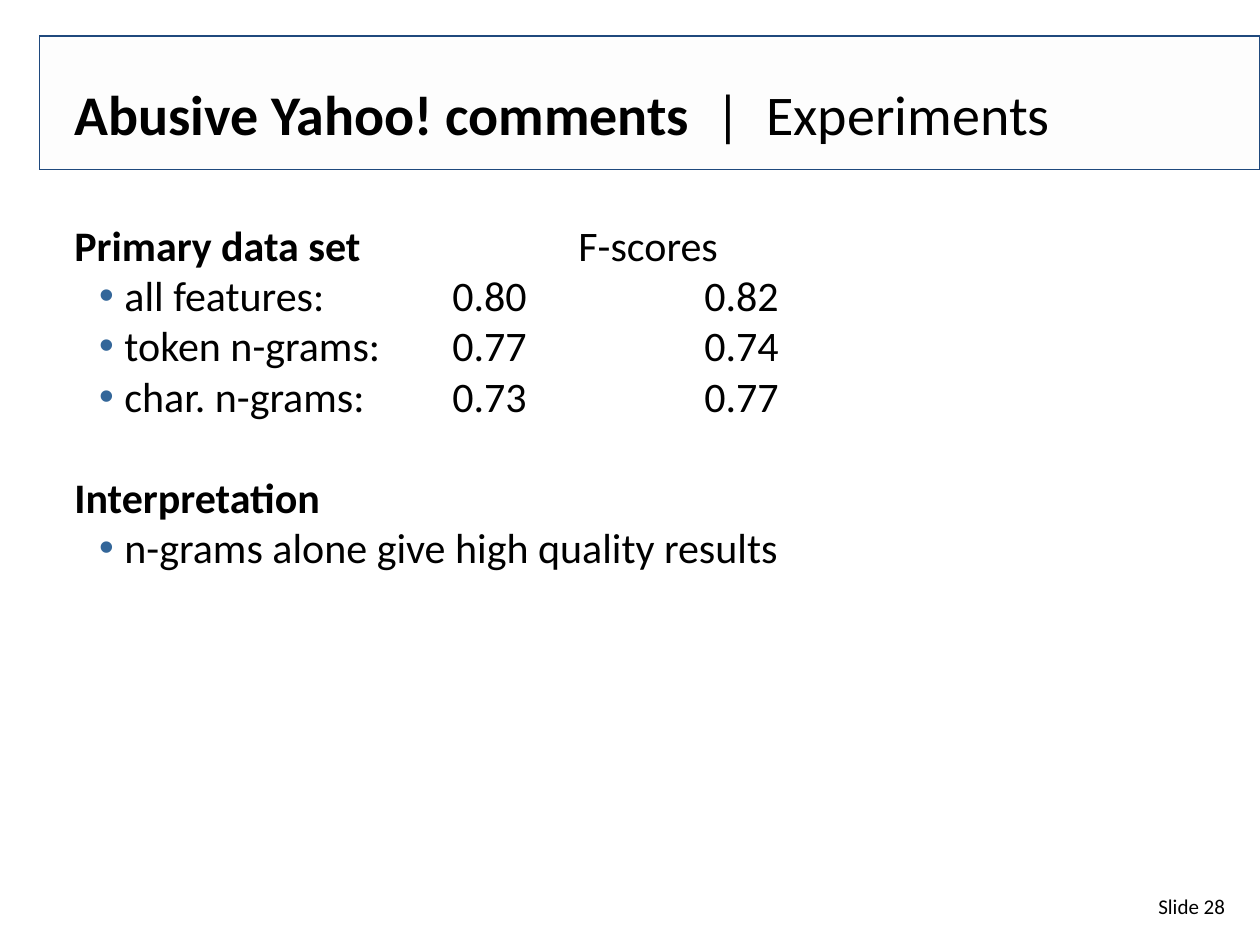
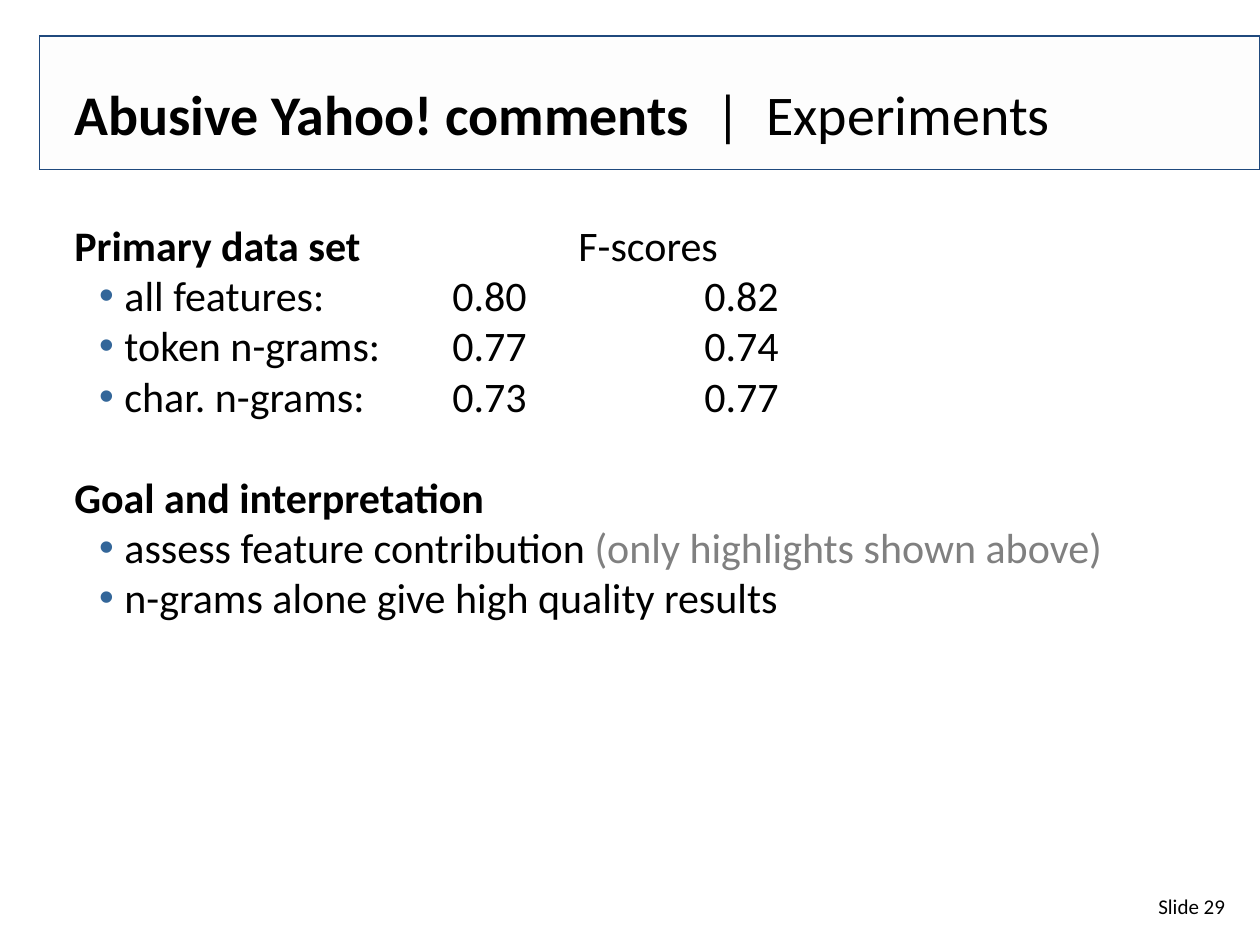
Before and after one commit to IllDepence/websci_ss2017, a slide deck: slide 29 of pres/Tarek_Saier_Abusive_behavior_in_social_media.odp (slide 28 before the commit). Drawn at 1260x945 pixels with LibreOffice and Linux fonts; fonts in the diff are those of the drawing; background and template pictures are left out. Boxes give left, top, right and bottom in pixels: in the first picture for what was removed or moved away, otherwise in the second. Text is boxed around its words. In the diff, an @@ line names an element or a change of style, - is before the commit and + after.

```diff
--- a/pres/Tarek_Saier_Abusive_behavior_in_social_media.odp
+++ b/pres/Tarek_Saier_Abusive_behavior_in_social_media.odp
@@ text at <box>74,483,1102,570</box>: text changed; bold off @@
-Interpretation
+Goal and interpretation
+  • assess feature contribution (only highlights shown above)
@@ page number at <box>1158,899,1225,914</box>: text changed @@
-Slide 28
+Slide 29
```
Also in this commit, not shown: 9 other slides changed, 1 slide added, 2 other files.
